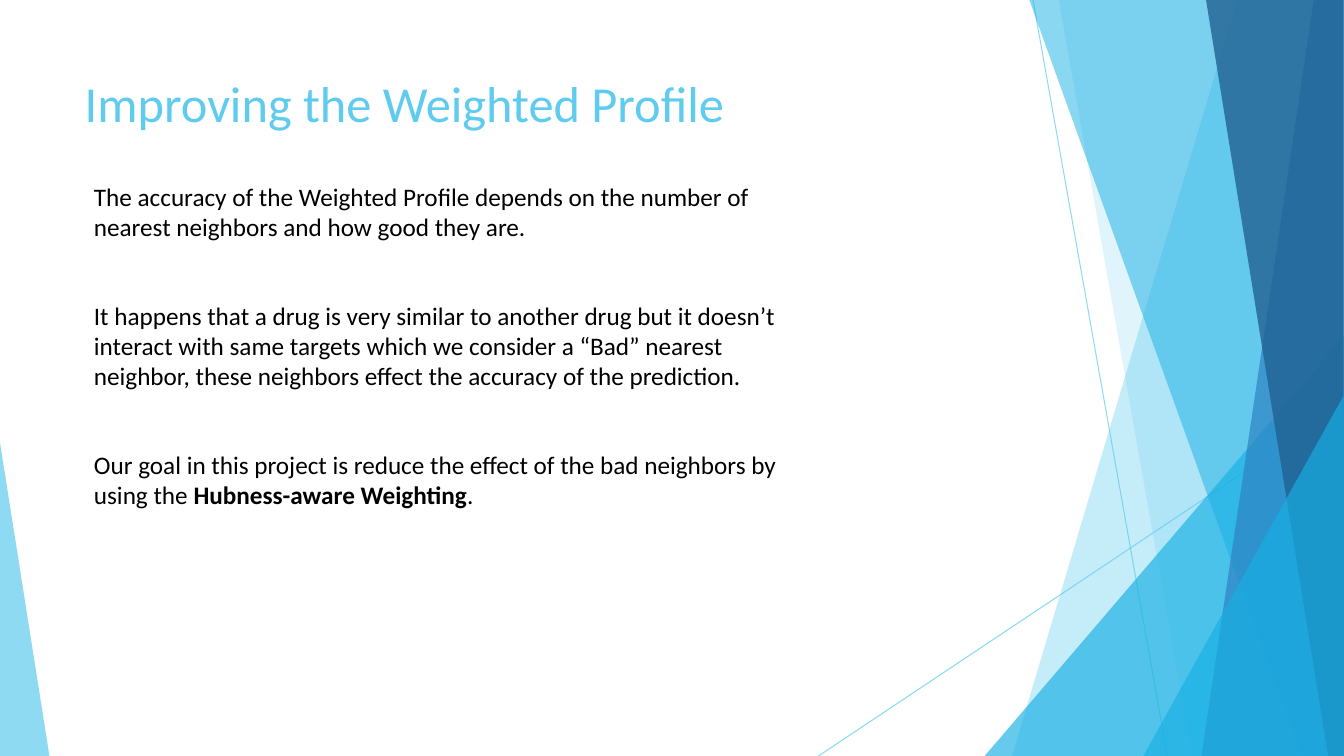
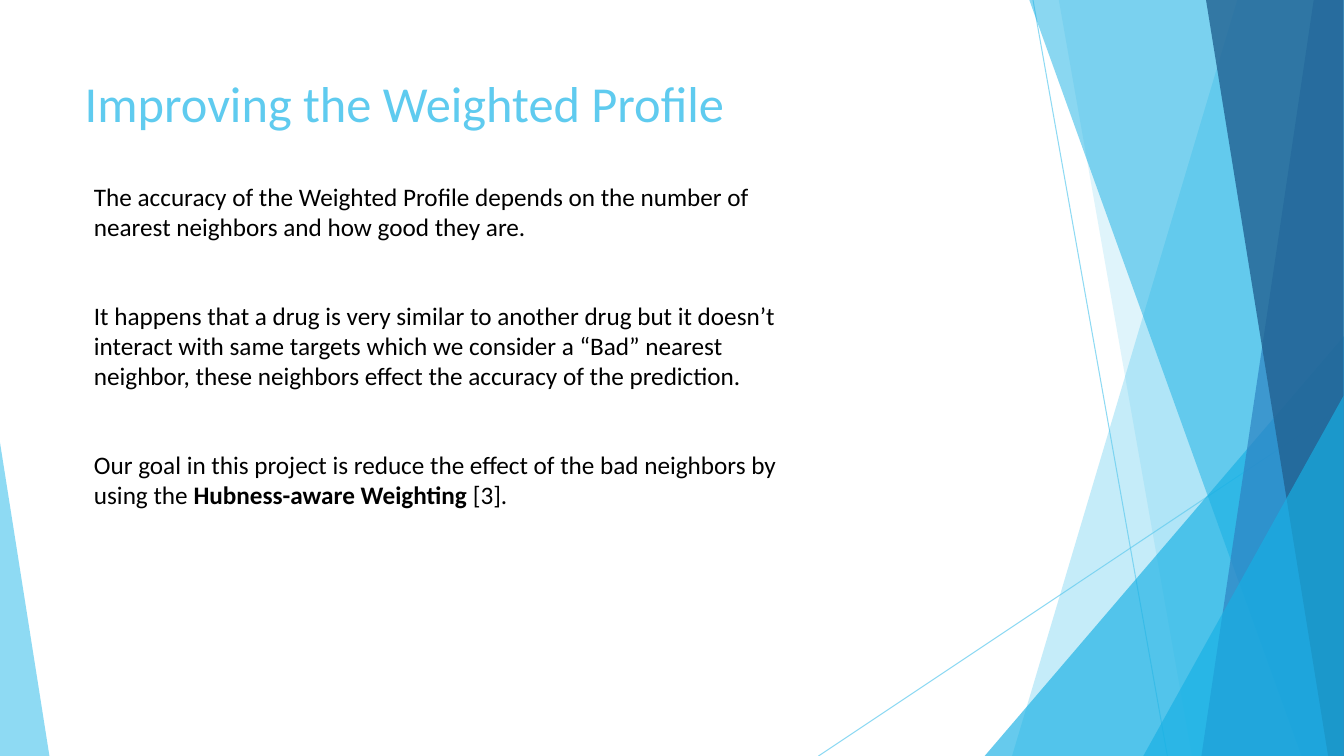
Before and after one commit to AbdullahAlZoabi/Drug-Target-Interaction-Prediction, a slide deck: slide 15 of Drug-Target Interaction Prediction.pptx. Drawn at 1344x756 pixels with LibreOffice and Linux fonts; fonts in the diff are those of the drawing. Boxes give left, top, right and bottom in pixels: in the first picture for what was removed or moved away, otherwise in the second. Text is boxed around its words. In the diff, an @@ line names an element or a change of style, - is before the commit and + after.

```diff
--- a/Drug-Target Interaction Prediction.pptx
+++ b/Drug-Target Interaction Prediction.pptx
@@ text at box(94, 456, 776, 509): text changed @@
-Our goal in this project is reduce the effect of the bad neighbors by using the Hubness-aware Weighting.
+Our goal in this project is reduce the effect of the bad neighbors by using the Hubness-aware Weighting [3].
```
Also in this commit, not shown: 6 other slides changed, 3 slides added, 1 slide removed.
